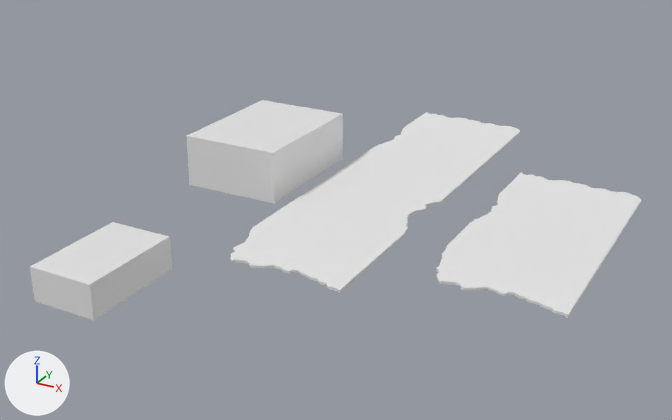
Two versions of the Blender file branches/RenderImprovement/Demo/Resources/Models/Level3BaseTerrain.blend, one commit apart.
One viewpoint serves both versions: a 50 mm camera at (151.0, -322.0, 143.0) aimed at (-5.0, -38.0, 2.0). The lights are fixed; the arrows at lower left show +X, +Y and +Z.
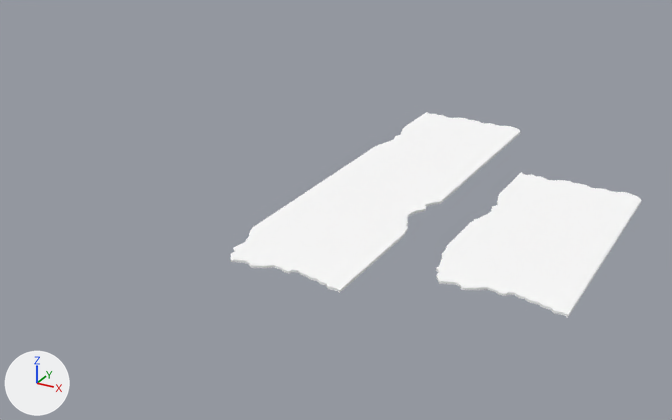
Where the change shows, as pixel boxes [x1, y1, x2, y2] in the pictures (672 x 420 px):
'Plane', recoloured
    both: [231, 112, 641, 318]
'Cube.001', deleted
    before: [186, 100, 343, 204]
'Cube', deleted
    before: [30, 222, 172, 320]

The change, as a diff of the scene's bpy script:
```diff
--- a/branches/RenderImprovement/Demo/Resources/Models/Level3BaseTerrain.blend.py
+++ b/branches/RenderImprovement/Demo/Resources/Models/Level3BaseTerrain.blend.py
@@ mat_material @@
 mat_material = diffuse_material('Material')
-mat_material.base_color = (0.8, 0.8, 0.8)  # white #e7e7e7
+mat_material.base_color = (1.0, 1.0, 1.0)  # white #ffffff
@@ ob_cube_001 @@
-ob_cube_001 = bpy.data.objects.new('Cube.001', me_cube_002)
-ob_cube_001.location = (-52.2, -12.5, 0.0)
-ob_cube_001.scale = (20.5, 27.9, 20.5)
@@ ob_cube @@
-ob_cube = bpy.data.objects.new('Cube', me_cube_001)
-ob_cube.location = (-43.3, -124.0, 0.0)
-ob_cube.scale = (12.1, 19.0, 12.1)
```
